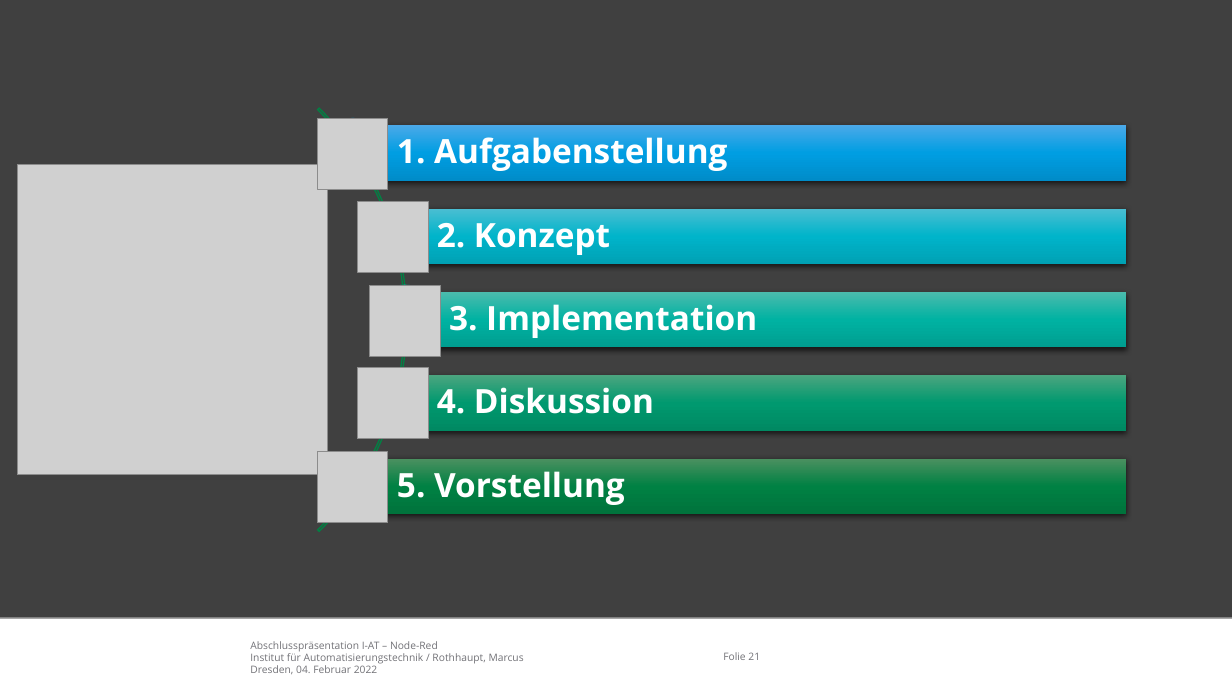
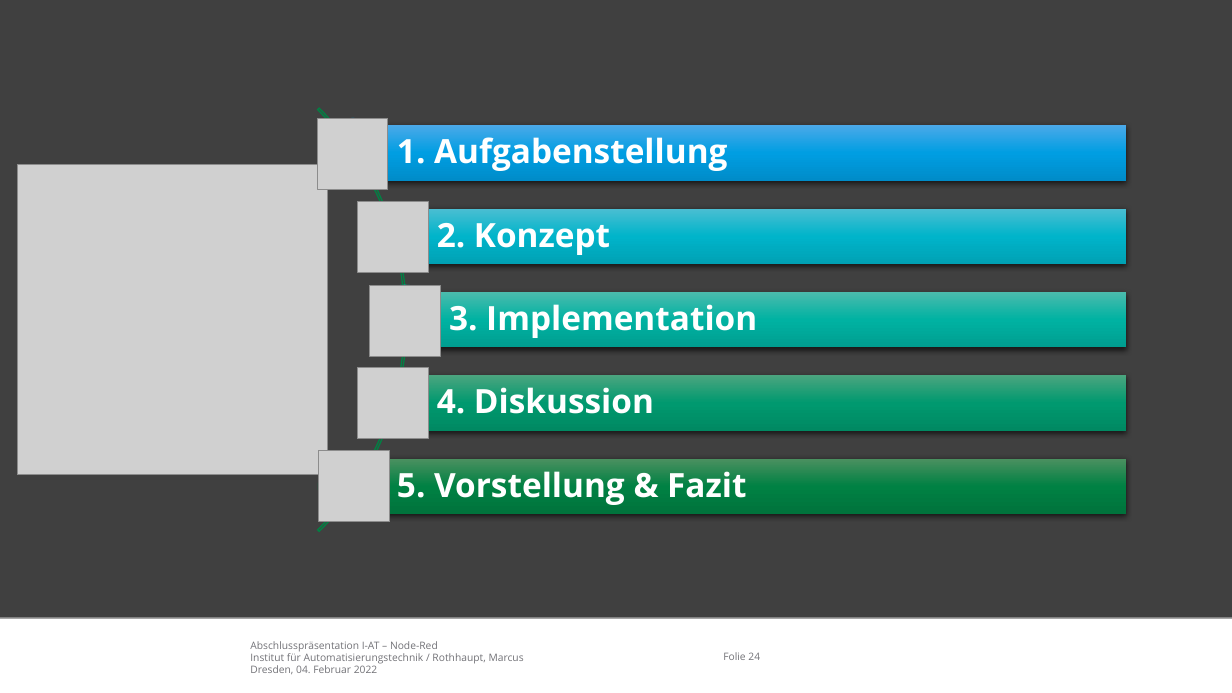
Before and after one commit to appist-dev/agteletud-node-red, a slide deck: slide 24 of docs/presentation/Abschlusspräsentation Node-Red.pptx (slide 21 before the commit). Drawn at 1232x693 pixels with LibreOffice and Linux fonts; fonts in the diff are those of the drawing; grey boxes stand for pictures; background and template pictures are left out. Boxes give left, top, right and bottom in pixels: in the first picture for what was removed or moved away, otherwise in the second. Text is boxed around its words. In the diff, an @@ line names an element or a change of style, - is before the commit and + after.

```diff
--- a/docs/presentation/Abschlusspräsentation Node-Red.pptx
+++ b/docs/presentation/Abschlusspräsentation Node-Red.pptx
@@ text at [397,471,746,505]: text changed @@
-5. Vorstellung
+5. Vorstellung & Fazit
@@ page number at [723,652,760,660]: text changed @@
-Folie 21
+Folie 24
```
Also in this commit, not shown: 16 other slides changed, 4 slides added, 1 slide removed, 1 other file.
